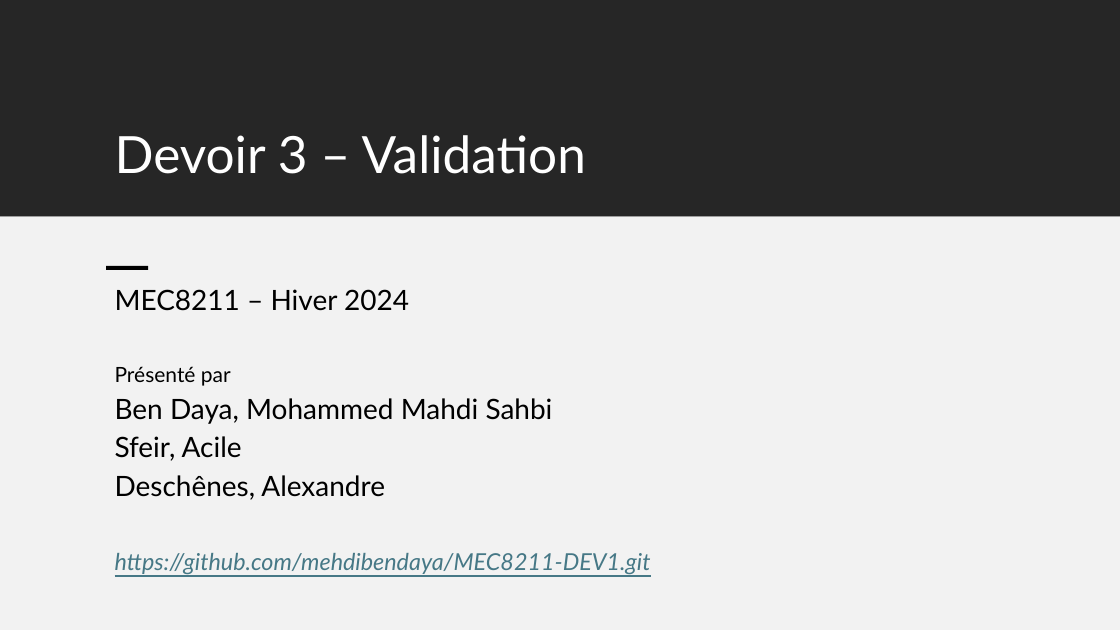
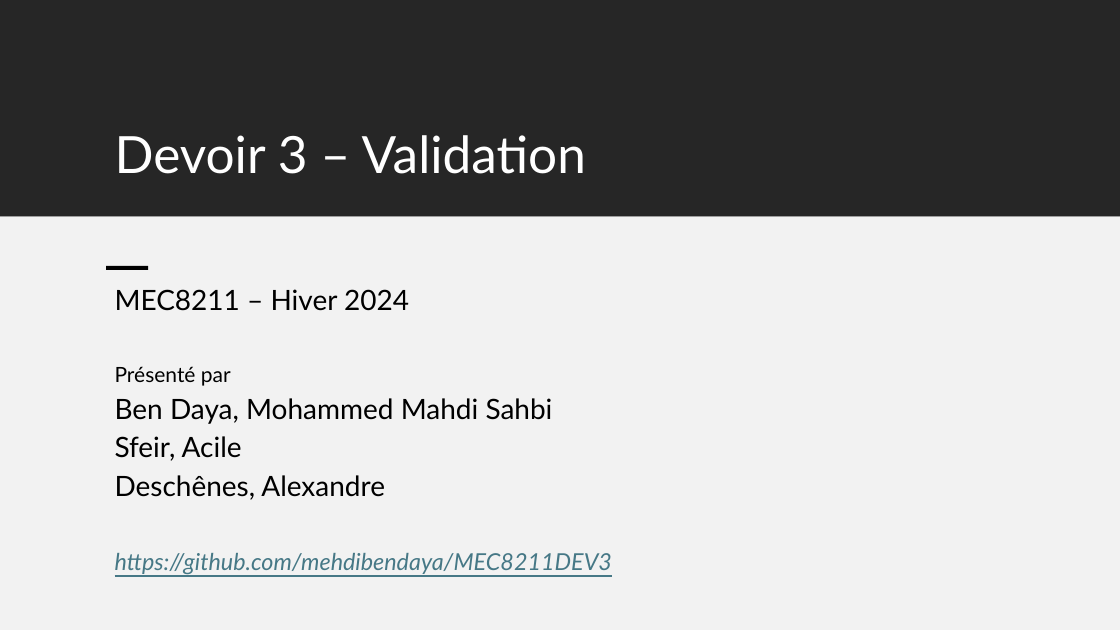
Before and after one commit to mehdibendaya/MEC8211DEV3, a slide deck: slide 1 of Devoir_3.pptx. Drawn at 1120x630 pixels with LibreOffice and Linux fonts; fonts in the diff are those of the drawing. Boxes give left, top, right and bottom in pixels: in the first picture for what was removed or moved away, otherwise in the second. Text is boxed around its words. In the diff, an @@ line names an element or a change of style, - is before the commit and + after.

```diff
--- a/Devoir_3.pptx
+++ b/Devoir_3.pptx
@@ subtitle at (115,553,612,574): text changed @@
-https://github.com/mehdibendaya/MEC8211-DEV1.git
+https://github.com/mehdibendaya/MEC8211DEV3
```
Also in this commit, not shown: 3 other slides changed, 1 other file.
